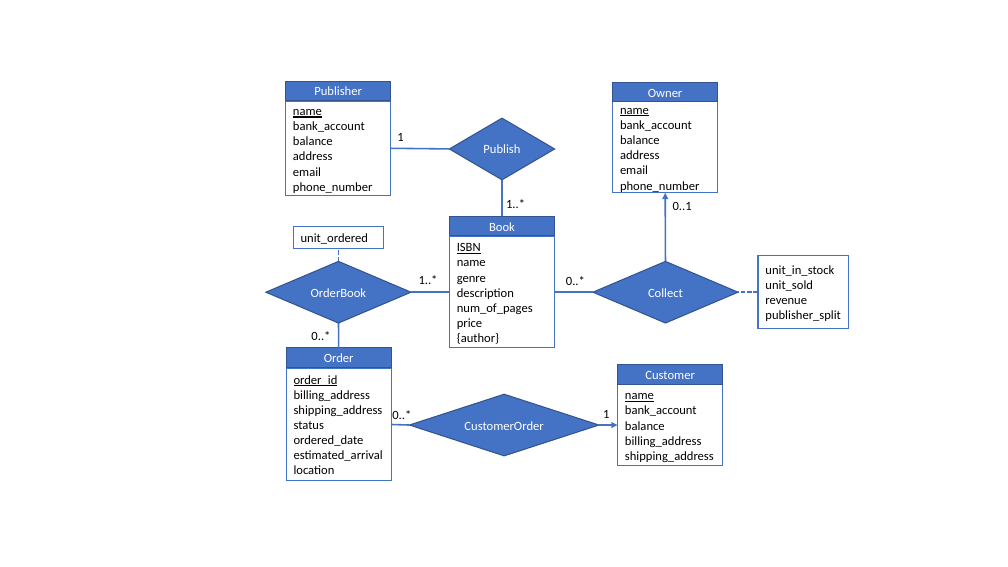
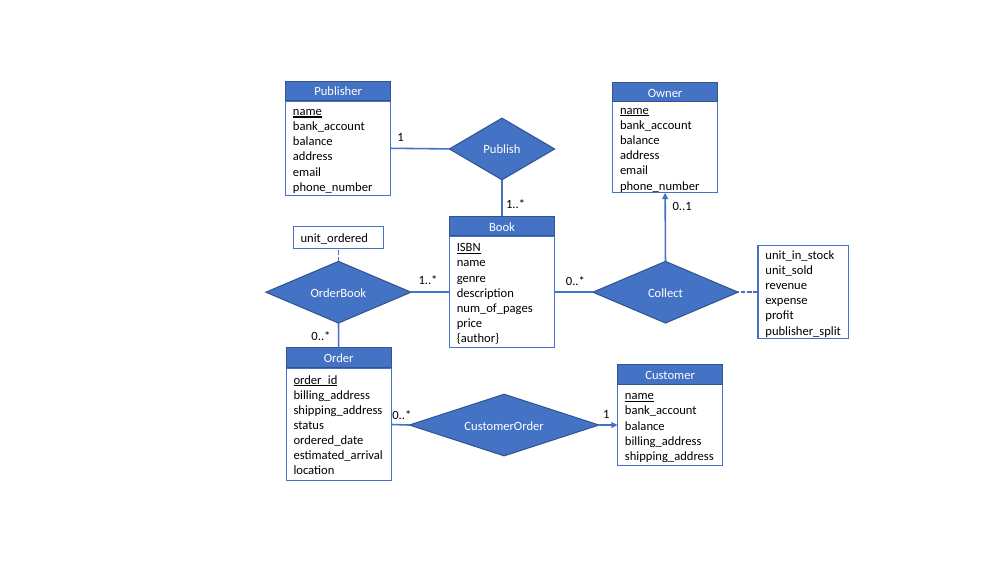
Before and after one commit to Tom1072/Look-Inna-Book, a slide deck: slide 3 of Look Inna Book Planning.pptx. Drawn at 1008x567 pixels with LibreOffice and Linux fonts; fonts in the diff are those of the drawing. Boxes give left, top, right and bottom in pixels: in the first picture for what was removed or moved away, otherwise in the second. Text is boxed around its words. In the diff, an @@ line names an element or a change of style, - is before the commit and + after.

```diff
--- a/Look Inna Book Planning.pptx
+++ b/Look Inna Book Planning.pptx
@@ rectangle "unit_in_stock": place and size @@
-rectangle "unit_in_stock" at [758,256,849,329]
+rectangle "unit_in_stock" at [758,246,849,338]
@@ text in rectangle at [765,298,807,321]: paragraphs added @@
+expense
+profit
```
Also in this commit, not shown: 1 other slide changed, 6 other files.
